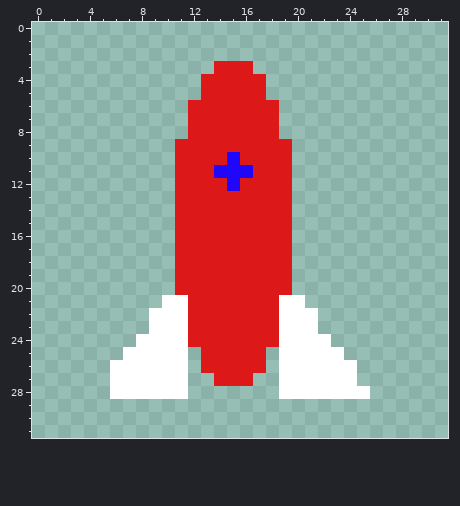
One commit to this pixel-art sprite: assets/rocket.png. The picture above is the old version.
The file is 32x32 pixels.
The result:
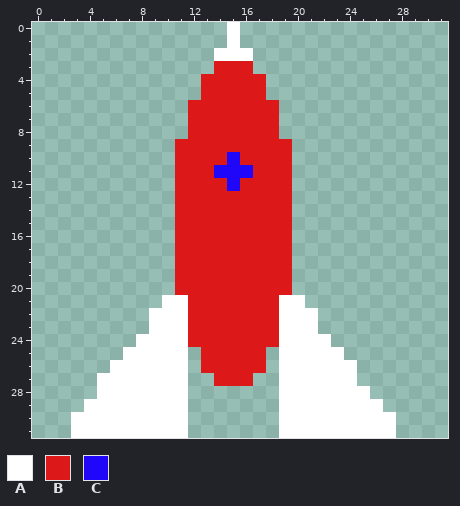
Palette (. is transparent): A #ffffff  B #dd1818  C #2007f9
From old to new:
y 0..1: x 15 . -> A
y 2: x 14..16 ... -> AAA
y 27..28: x 5 . -> A
y 29: x 4..11 ........ -> AAAAAAAA; x 19..26 ........ -> AAAAAAAA
y 30..31: x 3..11 ......... -> AAAAAAAAA; x 19..27 ......... -> AAAAAAAAA
Where, in picture pixels (left, top, right, bottom), the same in both pictures:
added: (214, 22, 253, 61)
added: (71, 373, 188, 438)
added: (279, 399, 396, 438)
